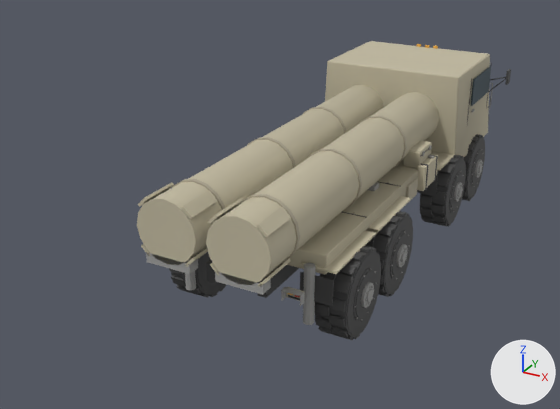
An edit to the glTF model assets/models/rus_mlrs_isk.glb, drawn before and after from the same camera.
Camera for both pictures: a 50 mm lens placed at (5.14, -11.97, 6.39), pointed at (-0.91, -0.97, 0.89). Lighting does not change. The marker at lower right points along +X, +Y and +Z. The first picture is the older version. Vertices at exactly the same position are counted once.

Objects in the first picture: 'barrel', 'body', 'turret', 'wheel_1', 'wheel_3', 'wheel_5', 'wheel_6', 'wheel_7'.
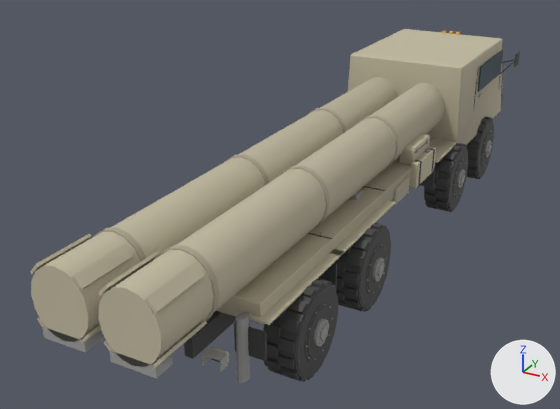
Where the change shows, as pixel boxes [x1, y1, x2, y2] in the pictures (560 x 409 px):
'barrel', rescaled (37% wider, 43% taller)
    before: [137, 85, 439, 295]
    after: [30, 77, 445, 378]
'body', rescaled
    before: [182, 41, 511, 306]
    after: [184, 29, 520, 372]
'turret', rescaled
    before: [185, 140, 432, 325]
    after: [216, 134, 430, 383]
'wheel_7', moved
    before: [315, 246, 381, 340]
    after: [263, 278, 338, 382]
'wheel_5', moved
    before: [372, 211, 413, 297]
    after: [335, 223, 391, 312]
'wheel_3', moved
    before: [420, 155, 466, 226]
    after: [424, 143, 468, 212]
'wheel_1', moved
    before: [462, 134, 485, 201]
    after: [466, 117, 494, 179]

The edits, one by one:
me_barrel is used by ob_barrel; location (0.0, -3.5, 1.85).
me_barrel had 416 vertices, 744 faces and spanned x -1.04..1.04, y -1.2..5.75, z -0.38..0.64.
me_barrel now has 416 vertices, 744 faces and spans x -0.91..0.91, y -1.72..8.22, z -0.38..0.64.
me_barrel part 1: the whole mesh is scaled about the mesh origin by (0.877, 1.43, 1).
me_body is used by ob_body; location (0.0, 0.0, 0.0).
me_body had 1308 vertices, 2180 faces and spanned x -1.75..1.75, y -4.04..4.43, z 0.85..2.9.
me_body now has 1308 vertices, 2180 faces and spans x -1.53..1.53, y -5.78..6.34, z 0.85..2.9.
me_body part 2: the whole mesh is scaled about the mesh origin by (0.877, 1.43, 1).
me_turret is used by ob_turret; location (0.0, -1.4, 1.25).
me_turret had 480 vertices, 800 faces and spanned x -1.22..1.22, y -2.28..2.2, z -0.75..0.62.
me_turret now has 480 vertices, 800 faces and spans x -1.07..1.07, y -3.26..3.15, z -0.75..0.62.
me_turret part 3: the whole mesh is scaled about the mesh origin by (0.877, 1.43, 1).
Object 'barrel' (ob_barrel) moves from (0.0, -3.5, 1.85) to (0.0, -5.0, 1.85).
Object 'turret' (ob_turret) moves from (0.0, -1.4, 1.25) to (0.0, -2.0, 1.25).
Object 'wheel_1' (ob_wheel_1) moves from (1.25, 3.0, 0.68) to (1.1, 4.29, 0.68).
Object 'wheel_3' (ob_wheel_3) moves from (1.25, 1.6, 0.68) to (1.1, 2.29, 0.68).
Object 'wheel_5' (ob_wheel_5) moves from (1.25, -1.4, 0.68) to (1.1, -2.0, 0.68).
Object 'wheel_7' (ob_wheel_7) moves from (1.25, -2.8, 0.68) to (1.1, -4.0, 0.68).
